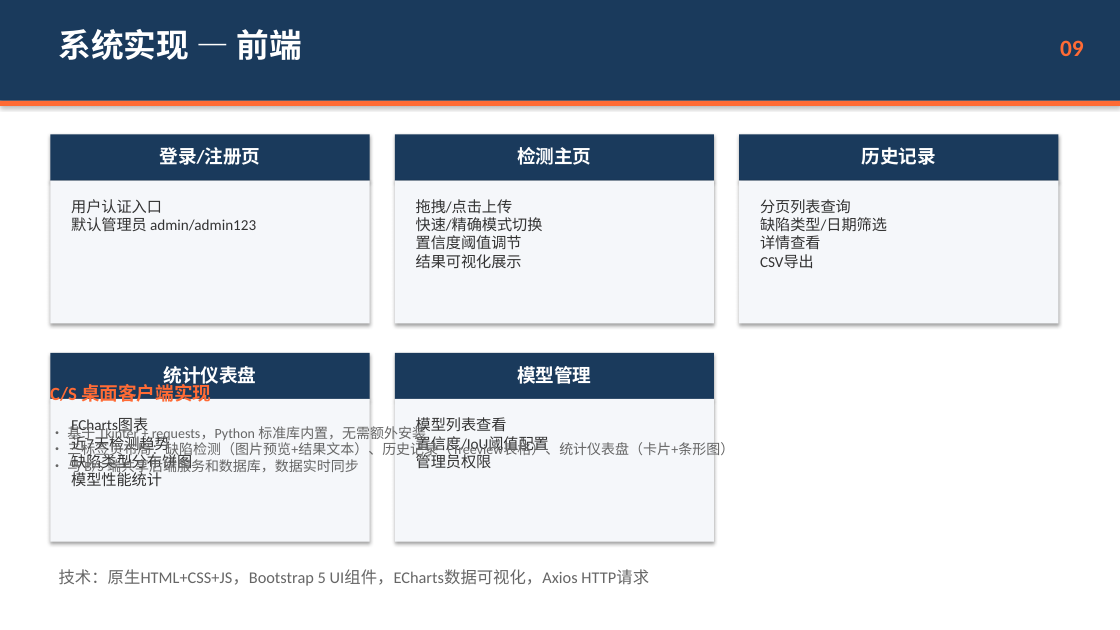
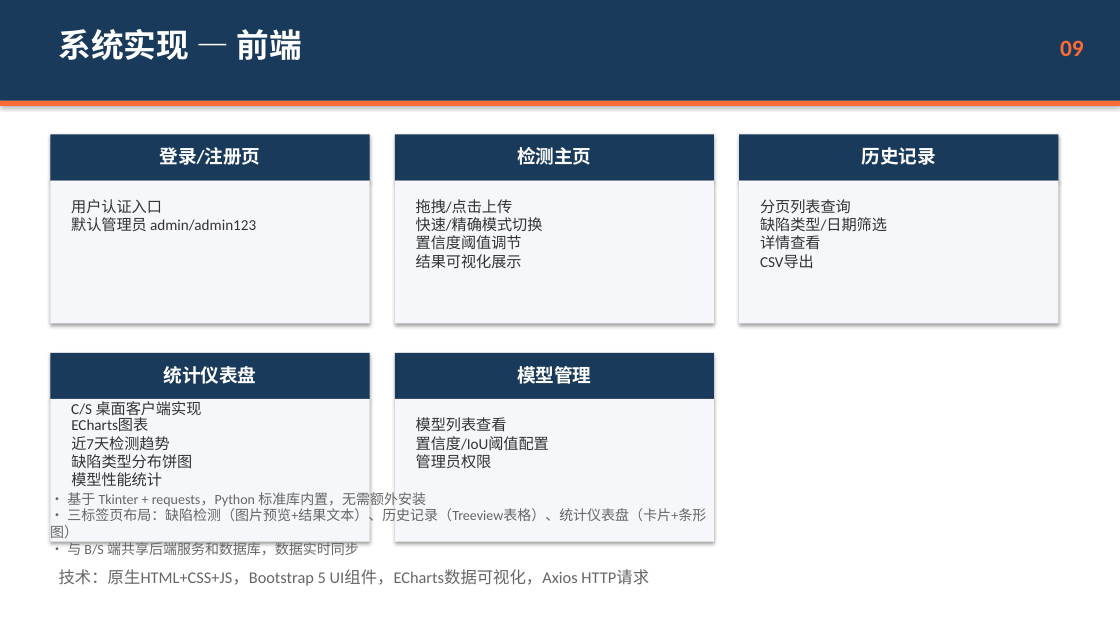
Before and after one commit to qlbl6666/manufacturing-intelligent-course-design, a slide deck: slide 9 of docs/答辩PPT.pptx. Drawn at 1120x630 pixels with LibreOffice and Linux fonts; fonts in the diff are those of the drawing. Boxes give left, top, right and bottom in pixels: in the first picture for what was removed or moved away, otherwise in the second. Text is boxed around its words. In the diff, an @@ line names an element or a change of style, - is before the commit and + after.

```diff
--- a/docs/答辩PPT.pptx
+++ b/docs/答辩PPT.pptx
@@ text "C/S 桌面客户端实现": place and size @@
-text "C/S 桌面客户端实现" at (50, 381, 211, 406)
+text "C/S 桌面客户端实现" at (71, 401, 202, 419)
@@ text "C/S 桌面客户端实现" at (71, 401, 202, 419): size 16 to 13 pt, text colour #FF6B35 to #333333, bold off @@
@@ text "• 基于 Tkinter + requests，Python ..." rewrapped from (67, 424, 734, 475) to (50, 492, 706, 555) @@
```
Also in this commit, not shown: 1 other slide changed.
